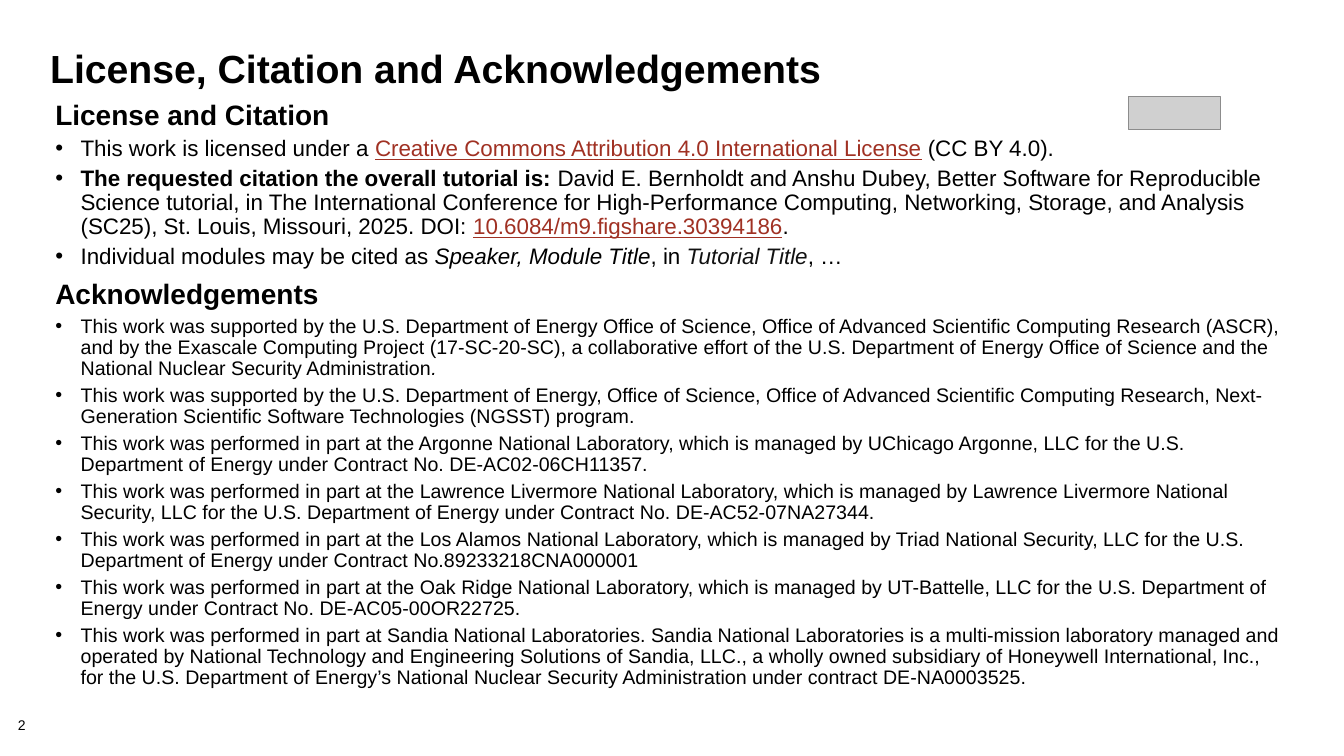
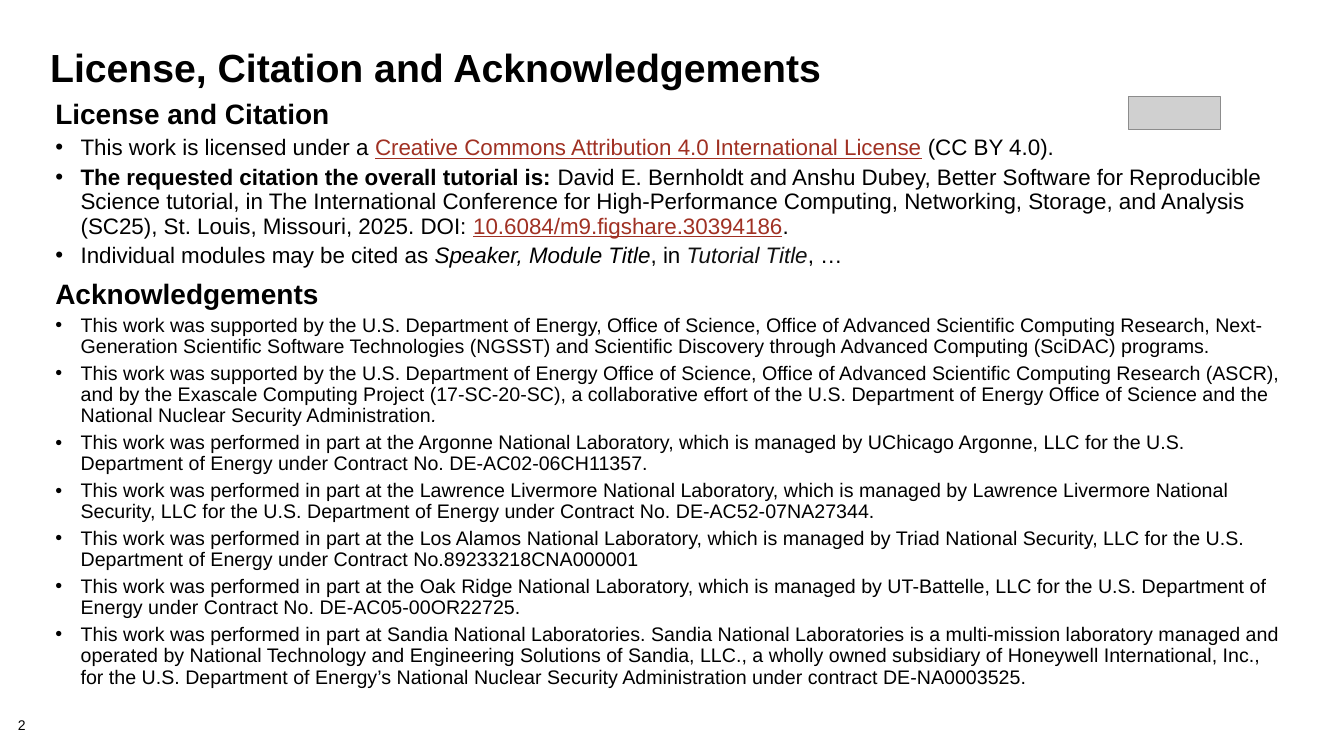
Before and after one commit to bssw-tutorial/presentations, a slide deck: slide 2 of intro.pptx. Drawn at 1344x756 pixels with LibreOffice and Linux fonts; fonts in the diff are those of the drawing; grey boxes stand for pictures. Boxes give left, top, right and bottom in pixels: in the first picture for what was removed or moved away, otherwise in the second. Text is boxed around its words. In the diff, an @@ line names an element or a change of style, - is before the commit and + after.

```diff
--- a/intro.pptx
+++ b/intro.pptx
@@ text at <box>81,317,1262,357</box>: paragraph added @@
+• This work was supported by the U.S. Department of Energy, Office of Science, Office of Advanced Scientific Computing Research, Next-Generation Scientific Software Technologies (NGSST) and Scientific Discovery through Advanced Computing (SciDAC) programs.
@@ text at <box>81,387,1262,427</box>: paragraph removed @@
-• This work was supported by the U.S. Department of Energy, Office of Science, Office of Advanced Scientific Computing Research, Next-Generation Scientific Software Technologies (NGSST) program.
```
Also in this commit, not shown: 1 slide added.
